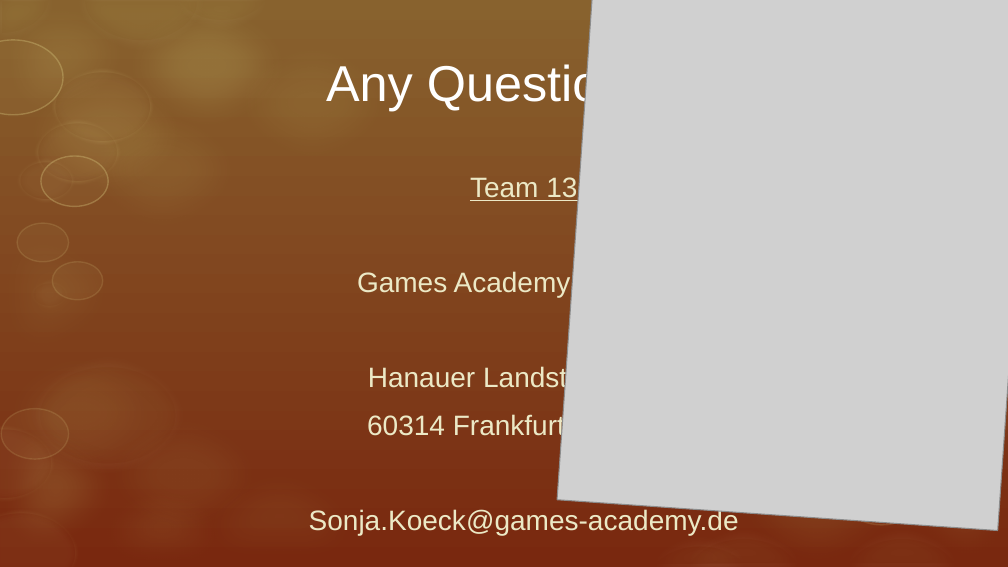
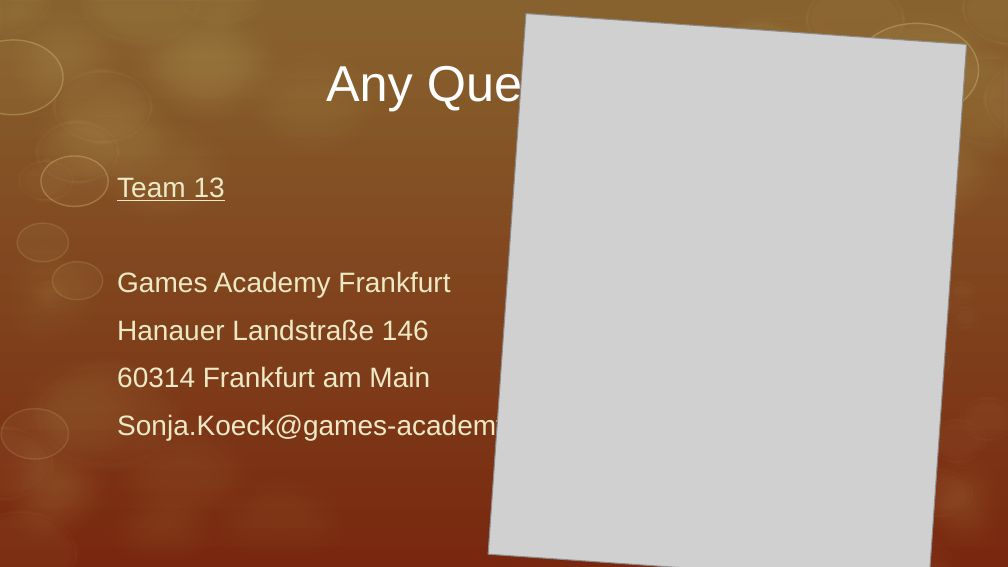
Before and after one commit to ArtjomProGrammer/Voodoo, a slide deck: slide 10 of _Organisation/Präsentation/Voodoo.pptx (slide 9 before the commit). Drawn at 1008x567 pixels with LibreOffice and Linux fonts; fonts in the diff are those of the drawing; grey boxes stand for pictures; background and template pictures are left out. Boxes give left, top, right and bottom in pixels: in the first picture for what was removed or moved away, otherwise in the second. Text is boxed around its words. In the diff, an @@ line names an element or a change of style, - is before the commit and + after.

```diff
--- a/_Organisation/Präsentation/Voodoo.pptx
+++ b/_Organisation/Präsentation/Voodoo.pptx
@@ picture: place and size @@
-picture at [557, 0, 1008, 531]
+picture at [488, 13, 966, 567]
@@ subtitle "Team 13" at [117, 177, 547, 440]: alignment centre to left @@
```
Also in this commit, not shown: 7 other slides changed, 1 slide added.
